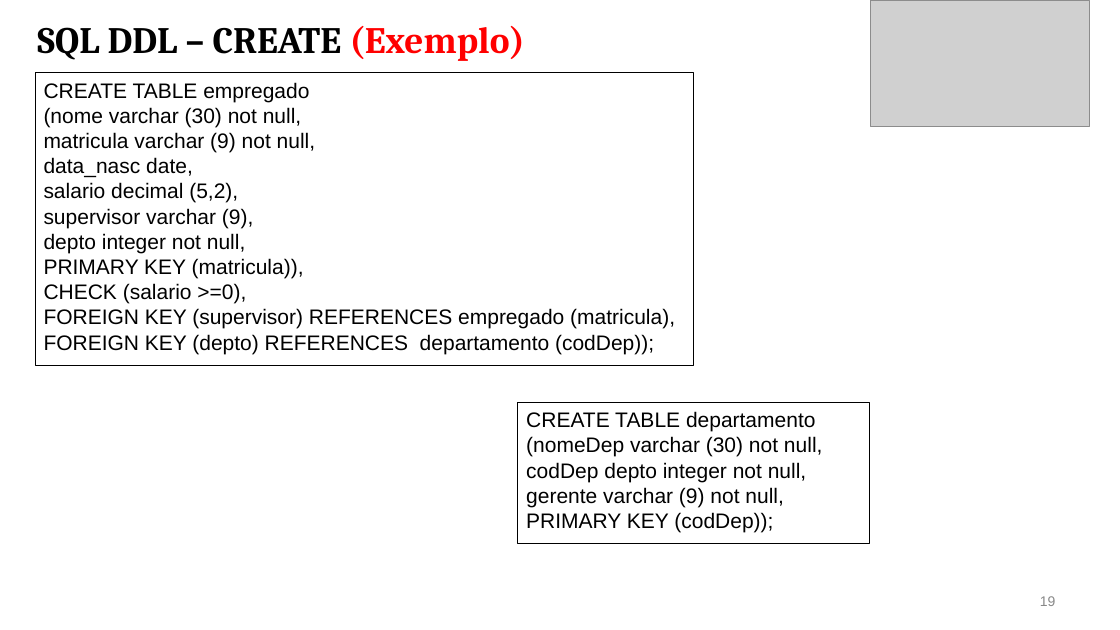
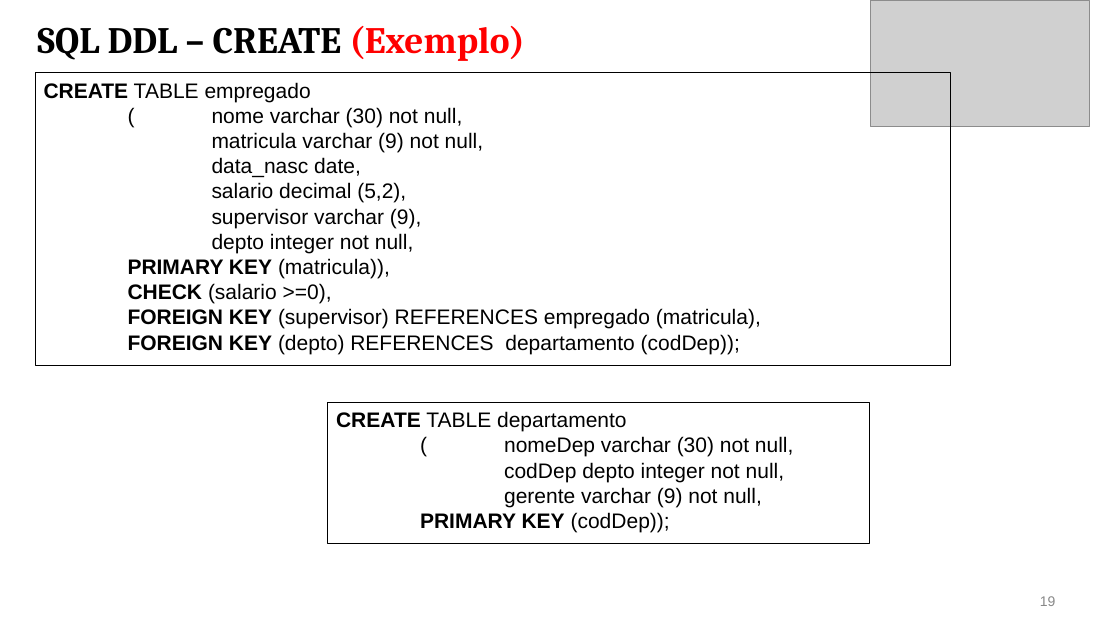
Before and after one commit to CloudEducationBrazil/WydenBancoDados, a slide deck: slide 19 of 01 Classes/Aula05- BD SQL DDL.pptx. Drawn at 1120x630 pixels with LibreOffice and Linux fonts; fonts in the diff are those of the drawing; grey boxes stand for pictures. Boxes give left, top, right and bottom in pixels: in the first picture for what was removed or moved away, otherwise in the second. Text is boxed around its words. In the diff, an @@ line names an element or a change of style, - is before the commit and + after.

```diff
--- a/01 Classes/Aula05- BD SQL DDL.pptx
+++ b/01 Classes/Aula05- BD SQL DDL.pptx
@@ rectangle "CREATE TABLE empregado": place and size @@
-rectangle "CREATE TABLE empregado" at (35, 73, 694, 365)
+rectangle "CREATE TABLE empregado" at (35, 73, 950, 365)
@@ text in rectangle at (44, 82, 761, 354): bold on in "CREATE", "PRIMARY KEY", "CHECK", "FOREIGN KEY" and 1 more places @@
@@ text in rectangle at (212, 107, 462, 127): spaces changed @@
-(nome varchar (30) not null,
+( nome varchar (30) not null,
@@ rectangle "CREATE TABLE departamento": place and size @@
-rectangle "CREATE TABLE departamento" at (518, 402, 870, 544)
+rectangle "CREATE TABLE departamento" at (328, 402, 870, 544)
@@ text in rectangle at (336, 411, 670, 533): bold on in "CREATE", "PRIMARY KEY" @@
@@ text in rectangle at (504, 436, 793, 457): spaces changed @@
-(nomeDep varchar (30) not null,
+( nomeDep varchar (30) not null,
```
Also in this commit, not shown: 9 other slides changed, 2 other files.
